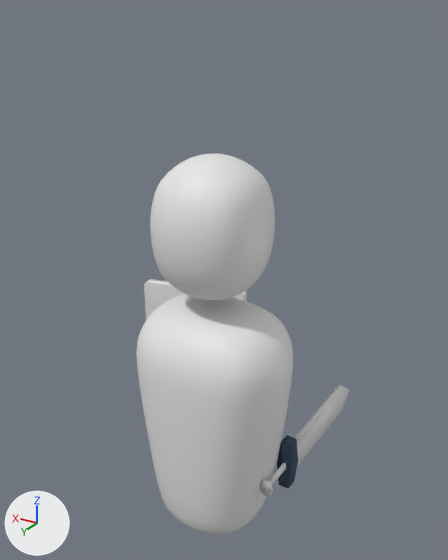
The Blender file unit/unit.blend as it was, and as the next commit left it.
The view is the same before and after, from a 50 mm camera at (-0.929, 1.487, 1.692) aimed at (0.062, -0.163, 0.867). Every picture has the same lights, and +X, +Y and +Z are marked at lower left.

The first picture shows 'Body', 'Head', 'Shield', 'Sword'.
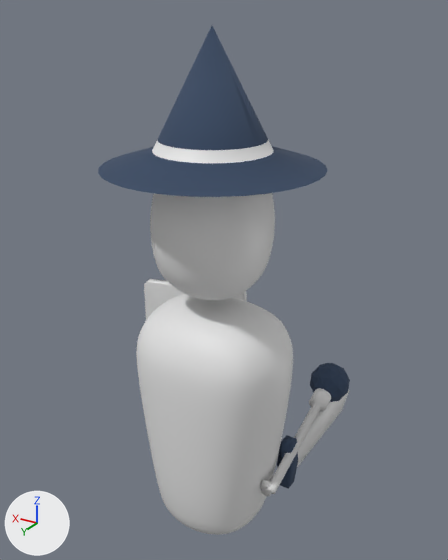
Location of each change, (x1, y1, x2, y2) in pixels of the pictures (448 x 560 px; the box of a moved part takes in the faces that stretch with it):
'MageHat', added (blue)
    after: (98, 26, 328, 197)
    faces in mat_bluematerial (dark blue #384962): (98, 26, 328, 197)
    faces in mat_whitematerial (white #e7e7e7): (152, 140, 273, 163)
'Head', reshaped
    before: (150, 153, 275, 300)
    after: (150, 193, 275, 300)
'MageRod', added
    after: (266, 363, 350, 494)
    faces in mat_whitematerial (white #e7e7e7): (266, 388, 331, 494)
    faces in mat_bluematerial (dark blue #384962): (310, 363, 350, 402)
part 1 of me_cube_002, moved or reshaped
    before: (152, 153, 273, 219)
    after: (152, 193, 273, 218)

The change, as a diff of the scene's bpy script:
```diff
--- a/unit/unit.blend.py
+++ b/unit/unit.blend.py
@@ me_cube_002 @@
 me_cube_002.from_pydata(...)  # 98 vertices, 96 faces; spans x -0.176..0.176, y -0.195..0.195, z 0.882..1.334
 # used by ob_head; location = (0.0, 0.0, 0.0)
+# me_cube_002 part 1: all 21 vertices in x -0.138..0.138, y -0.142..0.142, z 1.265..1.334 are moved by (0.0, 0.0, 0.048)
 me_cube_002.materials.append(mat_whitematerial)
@@ me_cylinder @@
+me_cylinder.from_pydata(...)  # 170 vertices, 177 faces; spans x -1.64..1.64, y -1.72..1.72, z -4.71..8.45
+# faces by material slot: [97, 80]
+me_cylinder.materials.append(mat_whitematerial)  # white #e7e7e7
+me_cylinder.materials.append(mat_bluematerial)  # dark blue #384962
@@ me_circle @@
+me_circle.from_pydata(...)  # 98 vertices, 96 faces; spans x -0.334..0.336, y -0.335..0.335, z -0.048..0.34
+me_circle.polygons.foreach_set('use_smooth', [True] * 96)
+# faces by material slot: [64, 32]
+me_circle.materials.append(mat_bluematerial)  # dark blue #384962
+me_circle.materials.append(mat_whitematerial)  # white #e7e7e7
@@ ob_magerod @@
+ob_magerod = bpy.data.objects.new('MageRod', me_cylinder)
+ob_magerod.location = (-0.248, -0.133, 0.342)
+ob_magerod.rotation_euler = (1.264, 0.0, 0.0)  # degrees (72, 0, 0)
+ob_magerod.scale = (0.0433, 0.0433, 0.0433)
+_m = ob_magerod.modifiers.new('Shrinkwrap', 'SHRINKWRAP')
@@ ob_magehat @@
+ob_magehat = bpy.data.objects.new('MageHat', me_circle)
+ob_magehat.location = (-0.001, 0.0, 1.338)
+ob_magehat.scale = (0.96, 0.96, 0.96)
```
